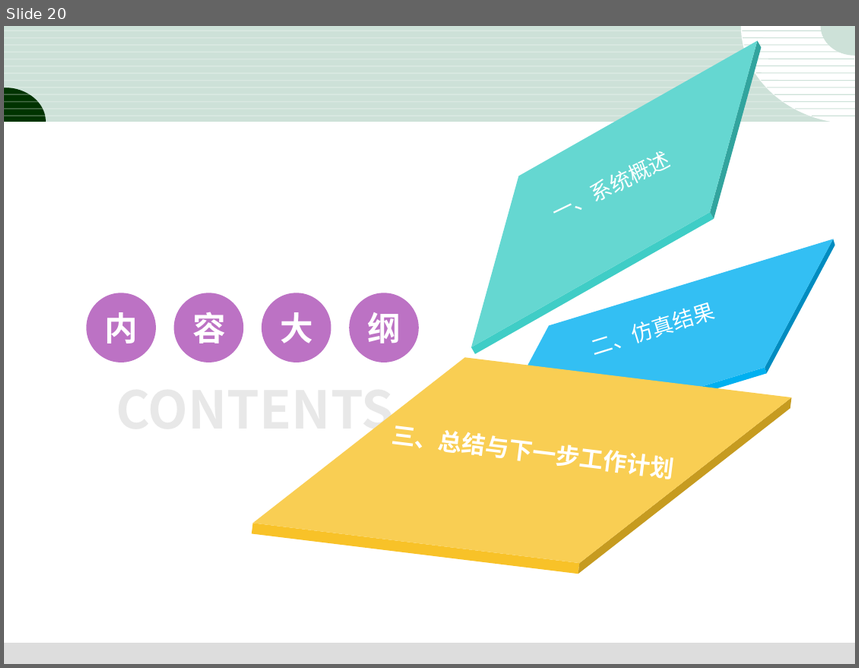
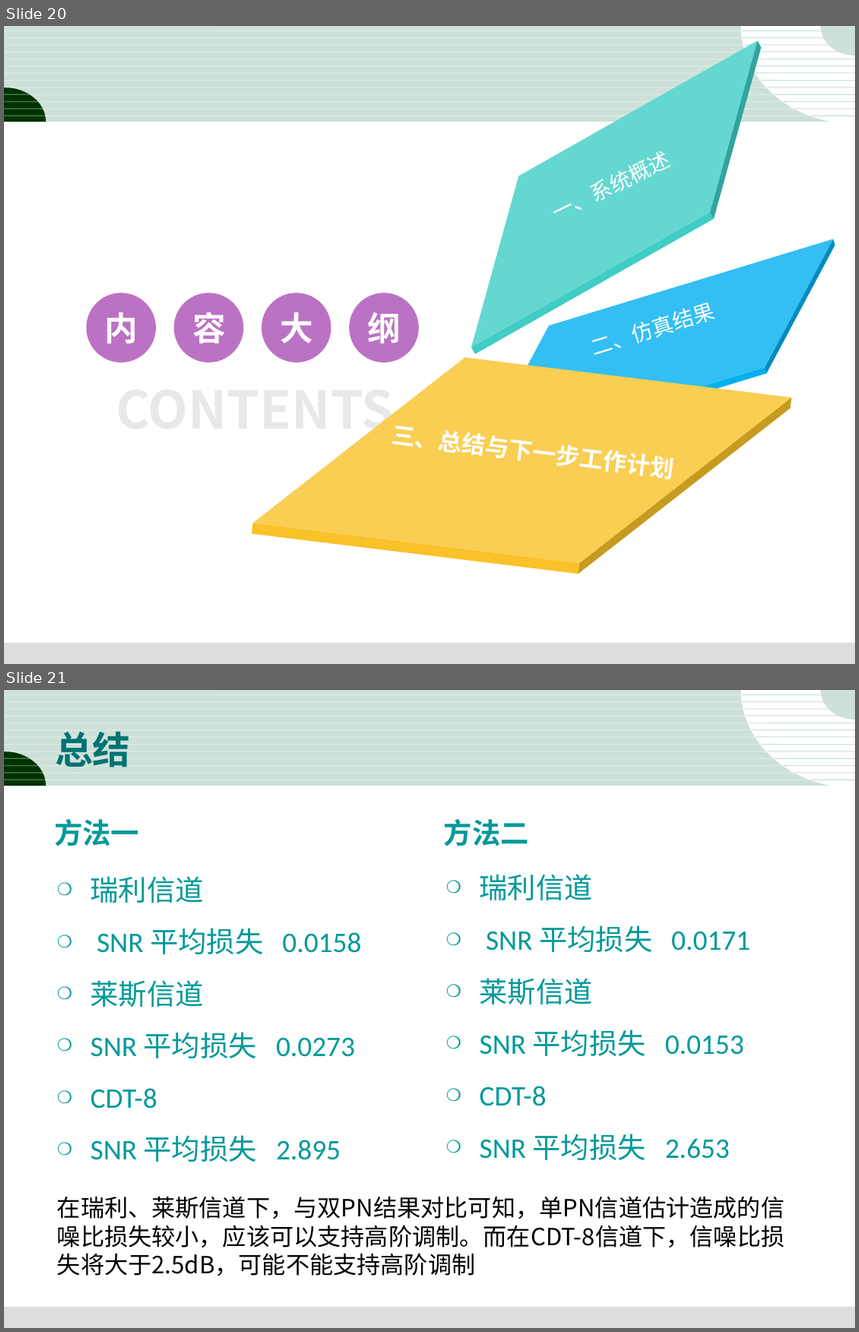
Before and after one commit to dandanJing/DTMB2.0, a slide deck: 3-18.DTMB2.0报告结果.ppt. Shown one above the other, each under a label of ours: slide 20 before the commit, slides 20 and 21 after it. The pictures are 859x668 and 859x1332 pixels, drawn with LibreOffice and Linux fonts; fonts in the diff are those of the drawing. Boxes give left, top, right and bottom in pixels: in the first picture for what was removed or moved away, otherwise in the second. Text is boxed around its words. In the diff, an @@ line names an element or a change of style, - is before the commit and + after.

```diff
--- a/3-18.DTMB2.0报告结果.ppt
+++ b/3-18.DTMB2.0报告结果.ppt
@@ slide 21 added at (4, 690, 855, 1328), background #FFFFFF; not listed: 31 template elements that a slide beside it also shows @@
@@ title added at (55, 731, 131, 768), 32 pt, text #007373, bold @@
+总结
@@ text added at (54, 819, 139, 847), 24 pt, text #009999, bold @@
+方法一
@@ text added at (444, 819, 529, 847), 24 pt, text #009999, bold @@
+方法二
@@ text added at (91, 876, 361, 1162), 24 pt, text #009999 @@
+❍ 瑞利信道
+❍ SNR 平均损失 0.0158
+❍ 莱斯信道
+❍ SNR 平均损失 0.0273
+❍ CDT-8
+❍ SNR 平均损失 2.895
@@ text added at (480, 874, 750, 1160), 24 pt, text #009999 @@
+❍ 瑞利信道
+❍ SNR 平均损失 0.0171
+❍ 莱斯信道
+❍ SNR 平均损失 0.0153
+❍ CDT-8
+❍ SNR 平均损失 2.653
@@ text added at (57, 1196, 785, 1276), 20 pt, text #000000 @@
+在瑞利、莱斯信道下，与双PN结果对比可知，单PN信道估计造成的信噪比损失较小，应该可以支持高阶调制。而在CDT-8信道下，信噪比损失将大于2.5dB，可能不能支持高阶调制
```
Also in this commit, not shown: 10 slides changed, 2 other slides added, 4 other files.
